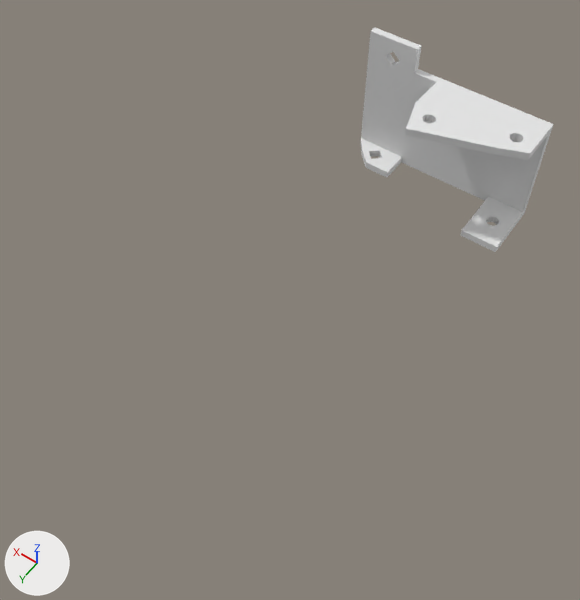
A saved change to the Blender file ruminative-panda-prints/V2-Ackermann - 2.blend.
The view is the same before and after, from a 50 mm lens placed at (-123.2, 99.0, 151.5), pointed at (-59.3, 9.6, 11.0). Arrows for +X, +Y and +Z are at lower left; the lights stay in place. The same objects are shown in both versions, whatever each file hides.

Script lines for the objects in view, before the commit:
```python
me_cube_011 = bpy.data.meshes.new('Cube.011')
me_cube_011.from_pydata(...)  # 112 vertices, 110 faces; spans x -5.0..45.1, y -9.5..12.1, z -11.8..24.8
ob_engine_pivot = bpy.data.objects.new('Engine Pivot', me_cube_011)
ob_engine_pivot.location = (-81.8, -49.2, 9.5)
ob_engine_pivot.rotation_euler = (0.0, 6.283, 0.0)  # degrees (0, 360, 0)
_m = ob_engine_pivot.modifiers.new('Boolean', 'BOOLEAN')
_m.object = ob_engine_mount_ack_front_screw
_m.solver = 'FLOAT'
_m = ob_engine_pivot.modifiers.new('Boolean.001', 'BOOLEAN')
_m.object = ob_engine_pivot_cut
_m.solver = 'FLOAT'
_m = ob_engine_pivot.modifiers.new('Triangulate', 'TRIANGULATE')
```
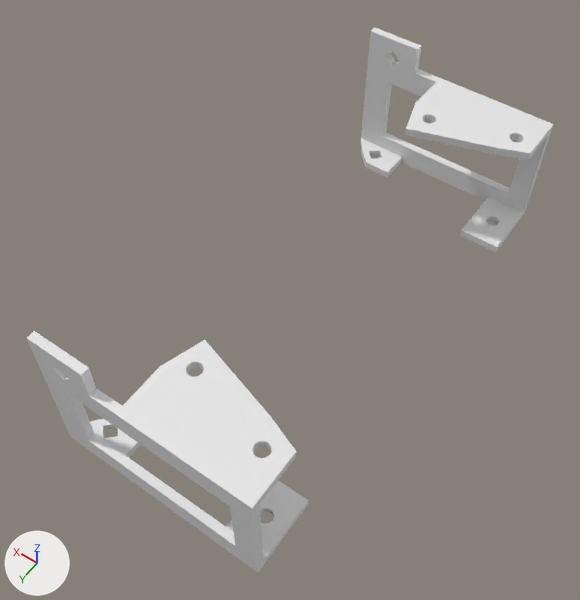
Pixel boxes (x1, y1, x2, y2) of what changed, in the pictures (580 x 600 px):
```json
{"object": "Engine Pivot", "change": "reshaped, modifiers changed", "before": [361, 27, 554, 252], "after": [27, 27, 554, 573], "on screen": "172% wider, 142% taller"}
{"part": 1, "of": "me_cube_011", "change": "built on", "before": [361, 61, 551, 212], "after": [39, 61, 551, 569]}
```

Edits to the scene script, one JSON object a line:
```json
{"block": "me_cube_011", "where": "# used by ob_engine_pivot; location = (-81.8, -49.2, 9.5); rotation_euler = (0.0, 6.283, 0.0), in degrees (0, 360, 0)"}
{"op": "remove", "block": "me_cube_011", "code": "me_cube_011.from_pydata(...)  # 112 vertices, 110 faces; spans x -5.0..45.1, y -9.5..12.1, z -11.8..24.8"}
{"op": "add", "block": "me_cube_011", "code": "me_cube_011.from_pydata(...)  # 144 vertices, 144 faces; spans x -5.0..45.1, y -9.5..12.1, z -11.8..24.8"}
{"block": "me_cube_011", "change": "me_cube_011 part 1"}
{"block": "me_cube_011", "change": "16 faces are deleted"}
{"block": "me_cube_011", "change": "16 new vertices lie (0.0, 0.0, -4.0) away from vertices in x -5.0..45.1, y -9.5..-7.5, z 16.1"}
{"block": "me_cube_011", "change": "16 new vertices lie (0.0, 0.0, 4.0) away from vertices in x -5.0..45.1, y -9.5..-7.5, z -9.8"}
{"block": "me_cube_011", "change": "50 new faces join them"}
{"op": "add", "block": "ob_engine_pivot", "code": "_m = ob_engine_pivot.modifiers.new('Mirror', 'MIRROR')"}
{"op": "add", "block": "ob_engine_pivot", "code": "_m.use_axis = (False, True, False)"}
{"op": "add", "block": "ob_engine_pivot", "code": "_m.mirror_object = ob_wheels_mirror"}
```
